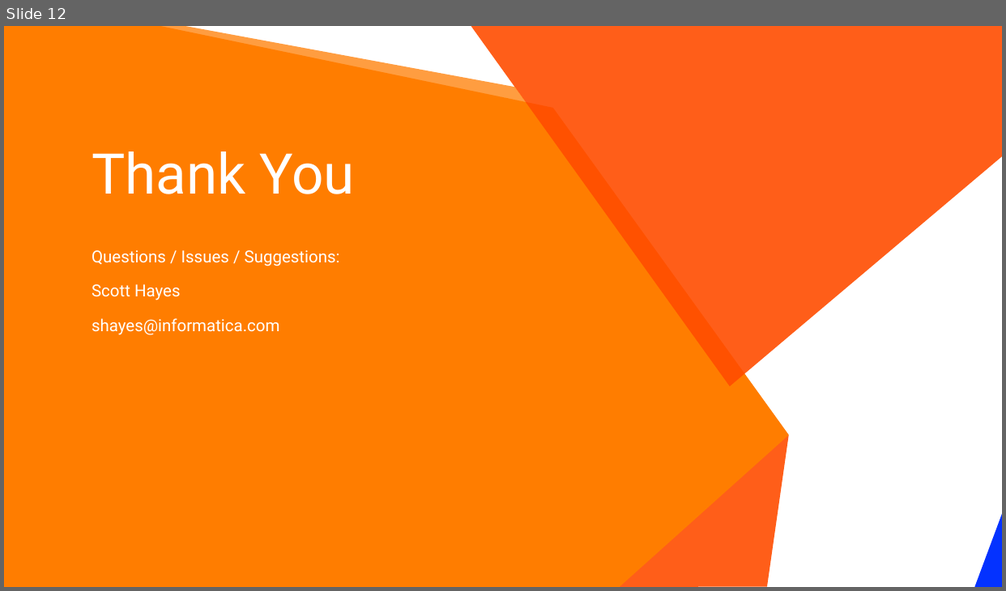
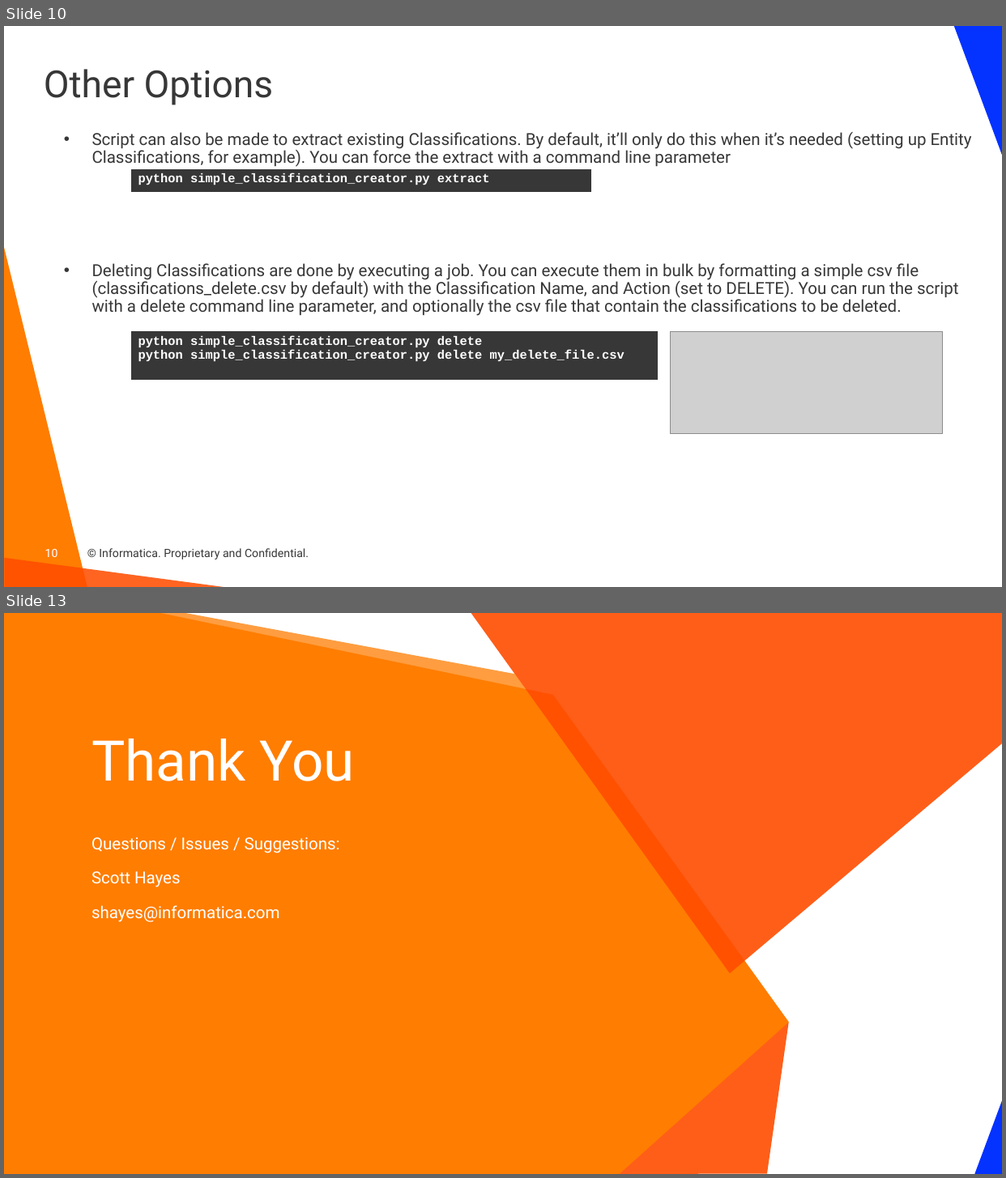
Before and after one commit to haystraw/Informatica_Simple_Classification_Creator, a slide deck: Simple Classification Creator.pptx. Shown one above the other, each under a label of ours: slide 12 before the commit, slides 10 and 13 after it; the slides between them are not shown. The pictures are 1006x591 and 1006x1178 pixels, drawn with LibreOffice and Linux fonts; fonts in the diff are those of the drawing; grey boxes stand for pictures; background and template pictures are left out. Boxes give left, top, right and bottom in pixels: in the first picture for what was removed or moved away, otherwise in the second. Text is boxed around its words. In the diff, an @@ line names an element or a change of style, - is before the commit and + after.

Commit message:
Version 20241108 Fixed Classification Entity issue Added Extract functionality Added bulk Delete functionality

```diff
--- a/Simple Classification Creator.pptx
+++ b/Simple Classification Creator.pptx
@@ slide 10 added at [4,26,1002,587], background #FFFFFF @@
@@ right triangle added at [954,26,1002,155], fill #0432FF @@
@@ title added at [44,69,274,105], 36 pt, text #373737 @@
+Other Options
@@ text added at [92,132,972,316], 16 pt, text #373737 @@
+• Script can also be made to extract existing Classifications. By default, it’ll only do this when it’s needed (setting up Entity Classifications, for example). You can force the extract with a command line parameter
+• Deleting Classifications are done by executing a job. You can execute them in bulk by formatting a simple csv file (classifications_delete.csv by default) with the Classification Name, and Action (set to DELETE). You can run the script with a delete command line parameter, and optionally the csv file that contain the classifications to be deleted.
@@ table added at [130,169,592,194], 1 rows, 1 columns @@
+python simple_classification_creator.py extract
@@ right triangle added at [4,246,88,587], fill #FF7D00 @@
@@ table added at [130,331,658,384], 1 rows, 1 columns @@
+python simple_classification_creator.py delete / python simple_classification_creator.py delete my_delete_file.csv
@@ picture added at [670,332,942,434] @@
@@ right triangle added at [4,558,224,587], fill #FF4D00 at 87% opacity @@
@@ page number added at [45,549,58,557], 11 pt, text #FFFFFF @@
+10
@@ text added at [99,548,309,560], 11 pt, text #373737 @@
+© Informatica. Proprietary and Confidential.
@@ what was slide 12 is now slide 13 @@
```
Also in this commit, not shown: 3 slides changed, 2 other files.
